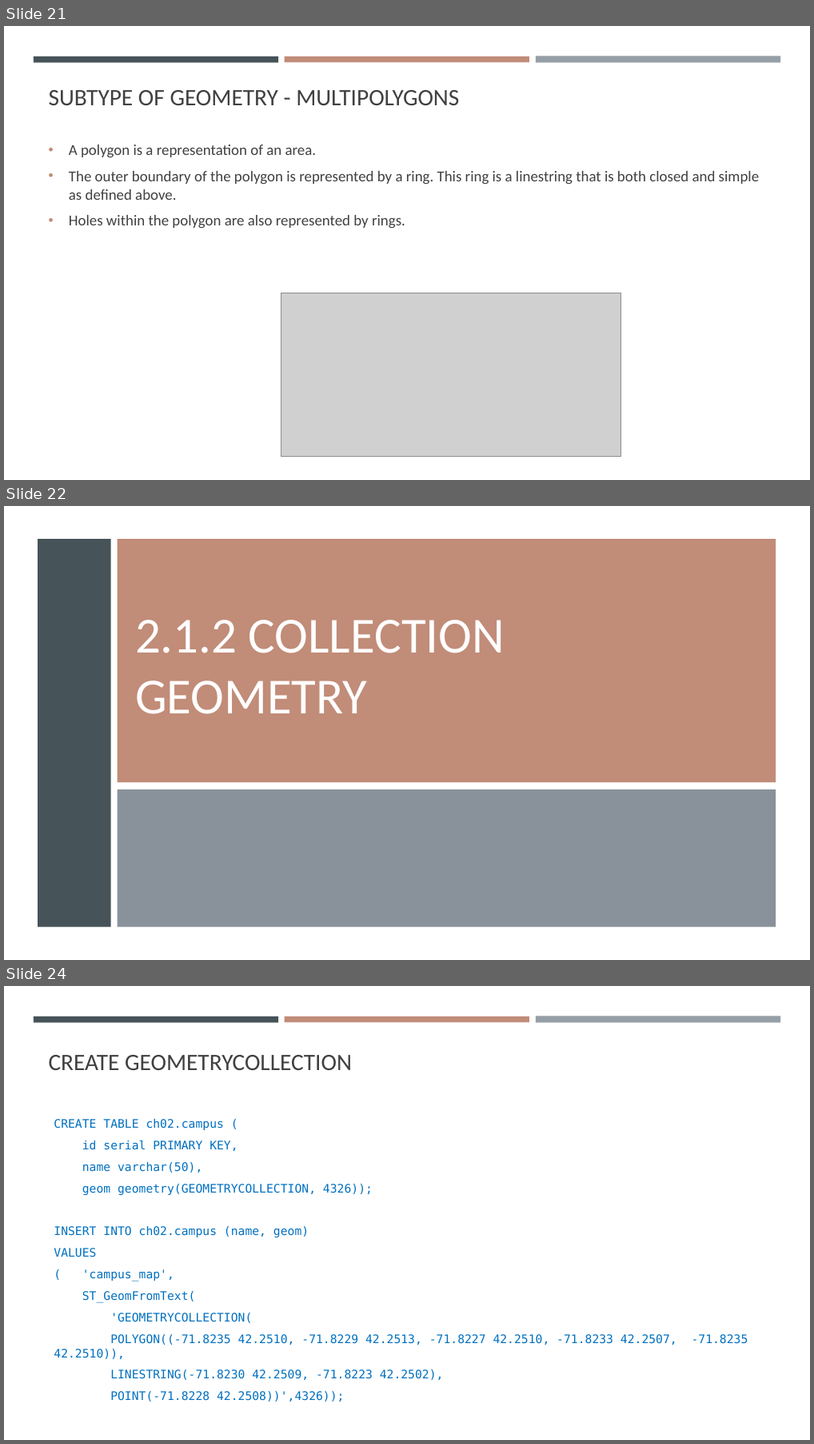
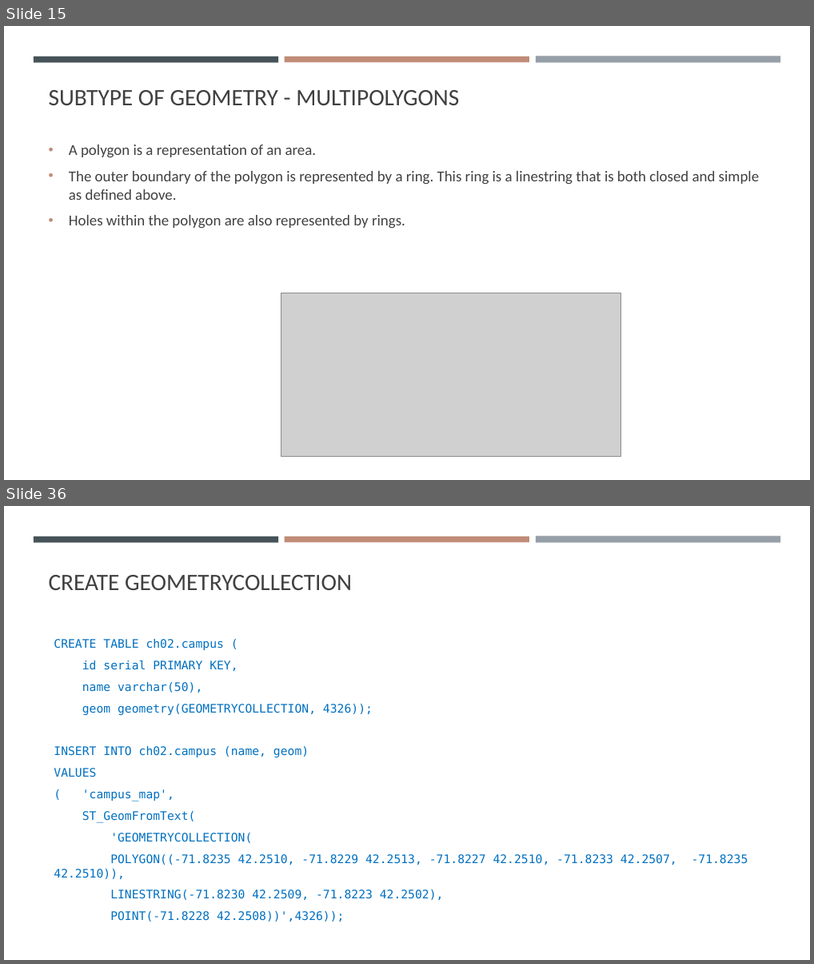
Before and after one commit to gisynw/ssj-376, a slide deck: docs/Lectures/Week03/Week03_SpatialData.pptx. Shown one above the other, each under a label of ours: slides 21, 22 and 24 before the commit, slides 15 and 36 after it; the slides between them are not shown. The pictures are 814x1444 and 814x964 pixels, drawn with LibreOffice and Linux fonts; fonts in the diff are those of the drawing; grey boxes stand for pictures. Boxes give left, top, right and bottom in pixels: in the first picture for what was removed or moved away, otherwise in the second. Text is boxed around its words. In the diff, an @@ line names an element or a change of style, - is before the commit and + after.

```diff
--- a/docs/Lectures/Week03/Week03_SpatialData.pptx
+++ b/docs/Lectures/Week03/Week03_SpatialData.pptx
@@ slide 22 removed at (4,506,810,960), background #FFFFFF @@
@@ rectangle removed at (4,506,810,960) @@
@@ rectangle removed at (38,539,111,927) @@
@@ rectangle removed at (117,539,776,782) @@
@@ title removed at (135,620,505,714) @@
-2.1.2 COLLECTION GEOMETRY
@@ rectangle removed at (117,790,776,927) @@
@@ what was slide 21 is now slide 15 @@
@@ what was slide 24 is now slide 36 @@
```
Also in this commit, not shown: 3 slides changed, 2 slides added, 2 other slides removed, 1 other file.
